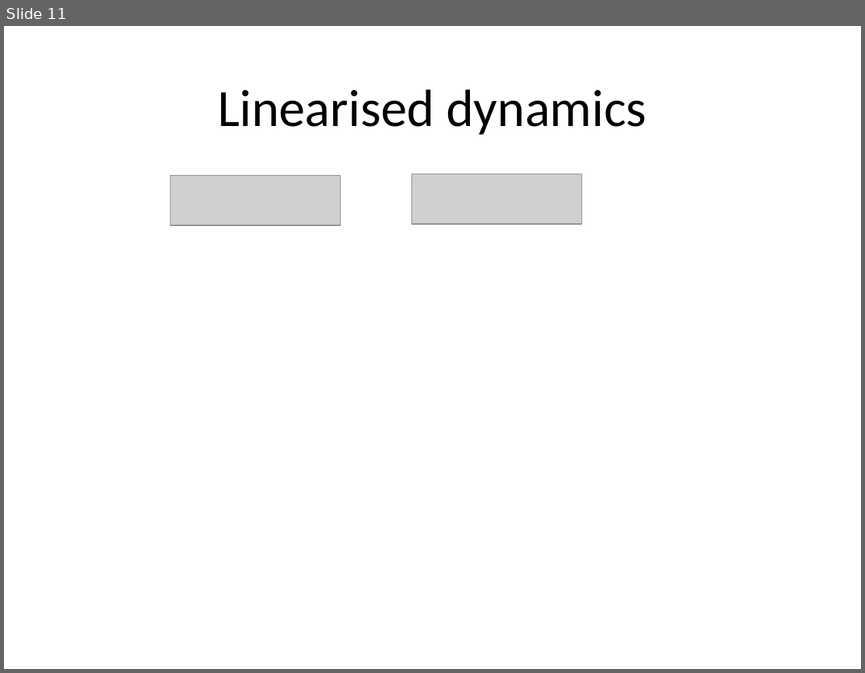
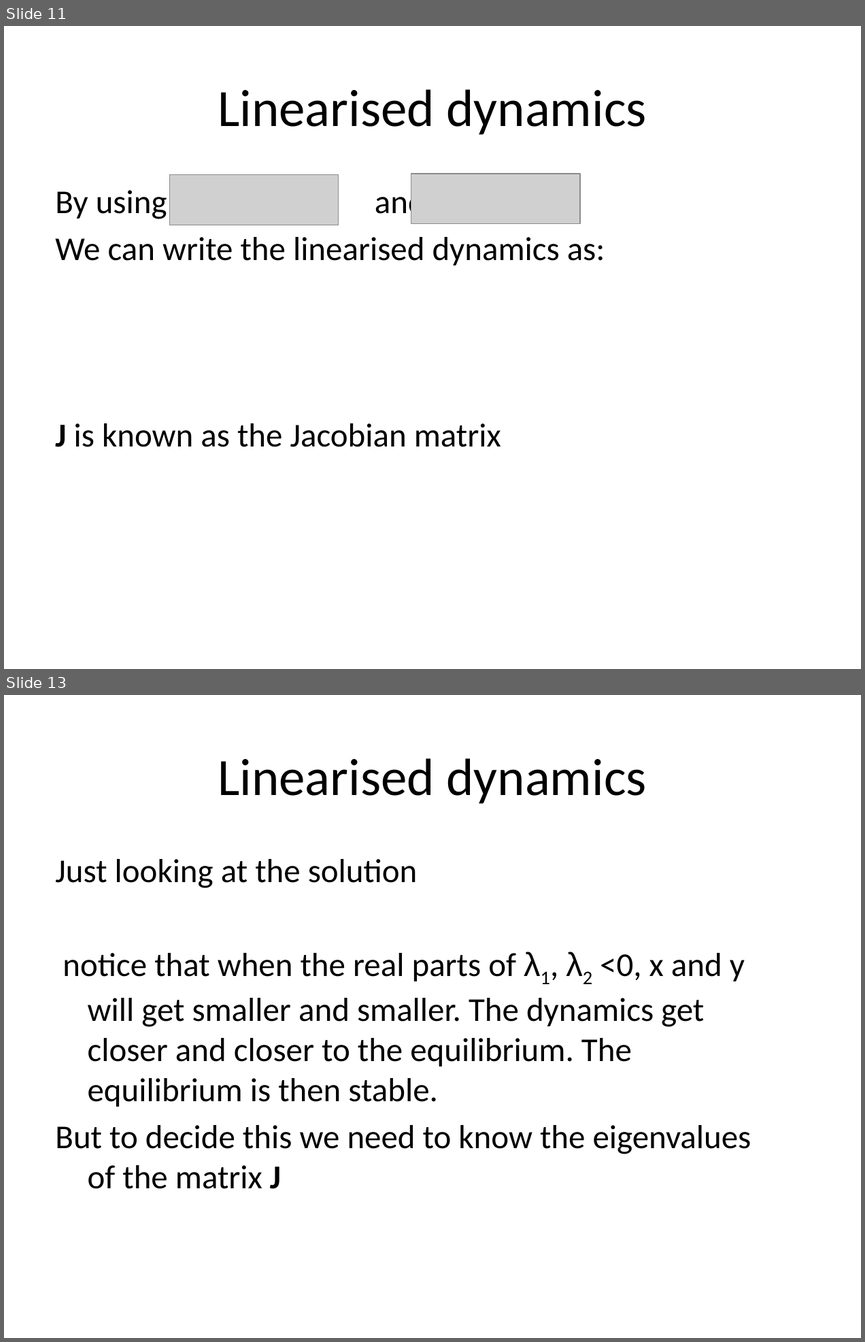
Before and after one commit to zoe1197/CMEE, a slide deck: Ecological_Model/Tuesday/CMEE-2-3.pptx. Shown one above the other, each under a label of ours: slide 11 before the commit, slides 11 and 13 after it; the slides between them are not shown. The pictures are 865x673 and 865x1342 pixels, drawn with LibreOffice and Linux fonts; fonts in the diff are those of the drawing; grey boxes stand for pictures. Boxes give left, top, right and bottom in pixels: in the first picture for what was removed or moved away, otherwise in the second. Text is boxed around its words. In the diff, an @@ line names an element or a change of style, - is before the commit and + after.

```diff
--- a/Ecological_Model/Tuesday/CMEE-2-3.pptx
+++ b/Ecological_Model/Tuesday/CMEE-2-3.pptx
@@ slide 13 added at bbox=[4, 695, 861, 1338], background #FFFFFF @@
@@ text added at bbox=[218, 758, 646, 804], 44 pt, text #000000 @@
+Linearised dynamics
@@ text added at bbox=[55, 859, 751, 1189], 28 pt, text #000000 @@
+Just looking at the solution
+notice that when the real parts of λ1, λ2 <0, x and y will get smaller and smaller. The dynamics get closer and closer to the equilibrium. The equilibrium is then stable.
+But to decide this we need to know the eigenvalues of the matrix J
@@ slide 11 changed as well @@
@@ text added at bbox=[55, 186, 605, 447], 28 pt, text #000000 @@
+By using and
+We can write the linearised dynamics as:
+J is known as the Jacobian matrix
```
Also in this commit, not shown: 33 other slides changed, 3 other slides added, 4 slides removed, 2 other files.
